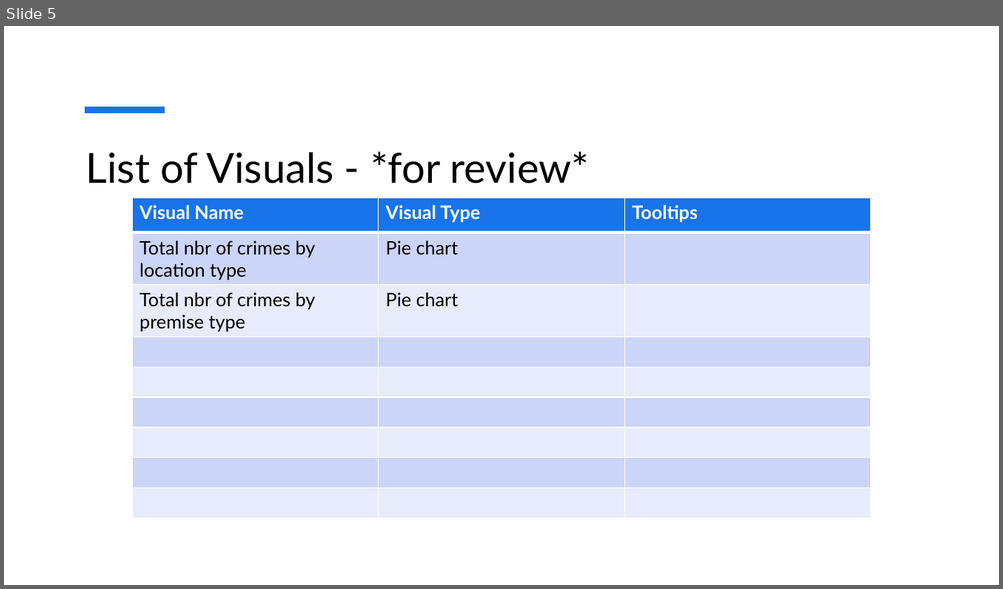
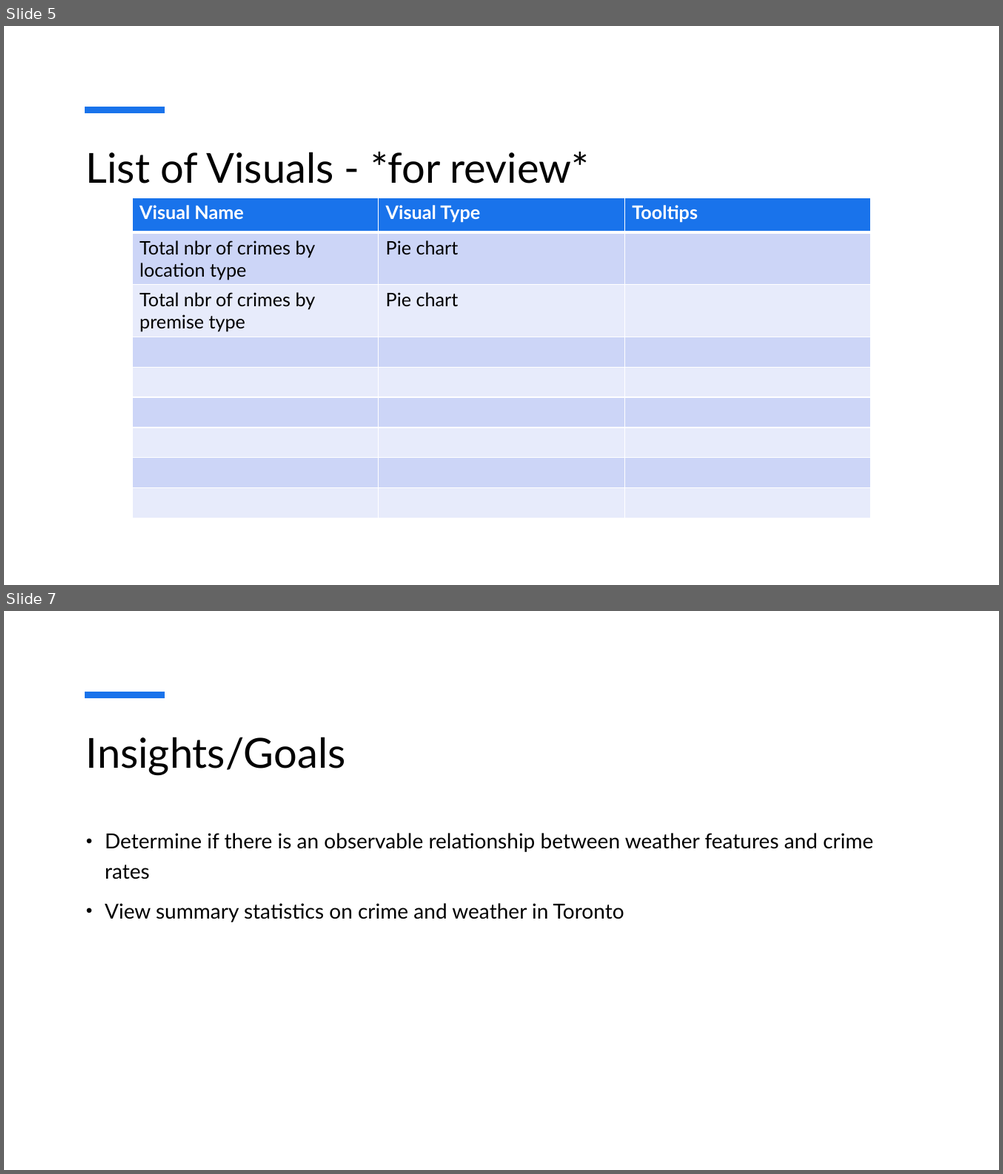
Before and after one commit to MickMarch/Canadian_Homelessness_Analysis, a slide deck: Dashboard_Mockup.pptx. Shown one above the other, each under a label of ours: slide 5 before the commit, slides 5 and 7 after it; the slides between them are not shown. The pictures are 1003x589 and 1003x1174 pixels, drawn with LibreOffice and Linux fonts; fonts in the diff are those of the drawing. Boxes give left, top, right and bottom in pixels: in the first picture for what was removed or moved away, otherwise in the second. Text is boxed around its words. In the diff, an @@ line names an element or a change of style, - is before the commit and + after.

```diff
--- a/Dashboard_Mockup.pptx
+++ b/Dashboard_Mockup.pptx
@@ slide 7 added at box(4, 611, 999, 1170), background #FFFFFF; not listed: 1 template element that a slide beside it also shows @@
@@ title added at box(86, 737, 346, 775), 40 pt, text #000000 @@
+Insights/Goals
@@ text added at box(105, 833, 873, 923), 20 pt, text #000000 @@
+• Determine if there is an observable relationship between weather features and crime rates
+• View summary statistics on crime and weather in Toronto
```
Also in this commit, not shown: 1 slide changed.
